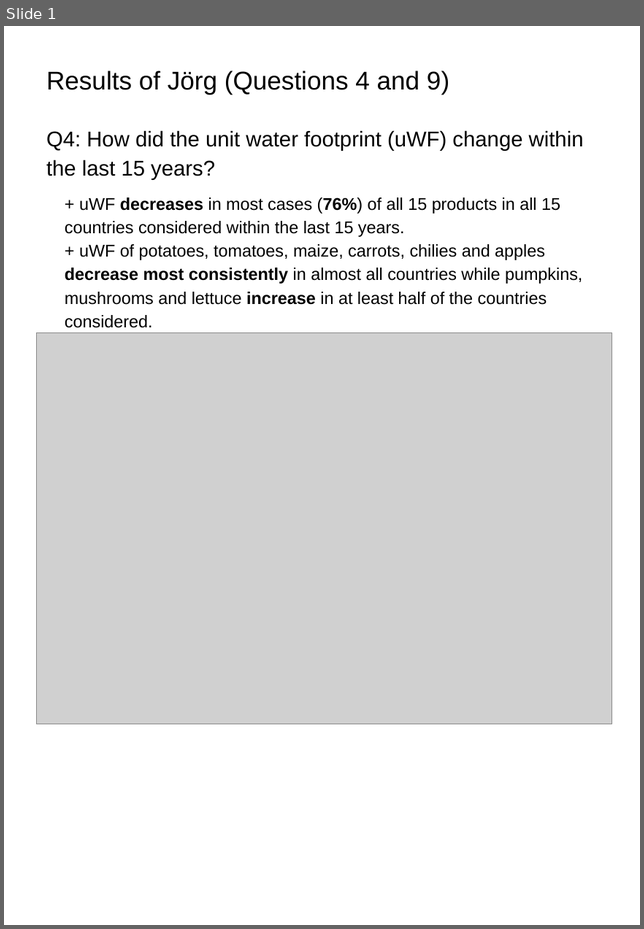
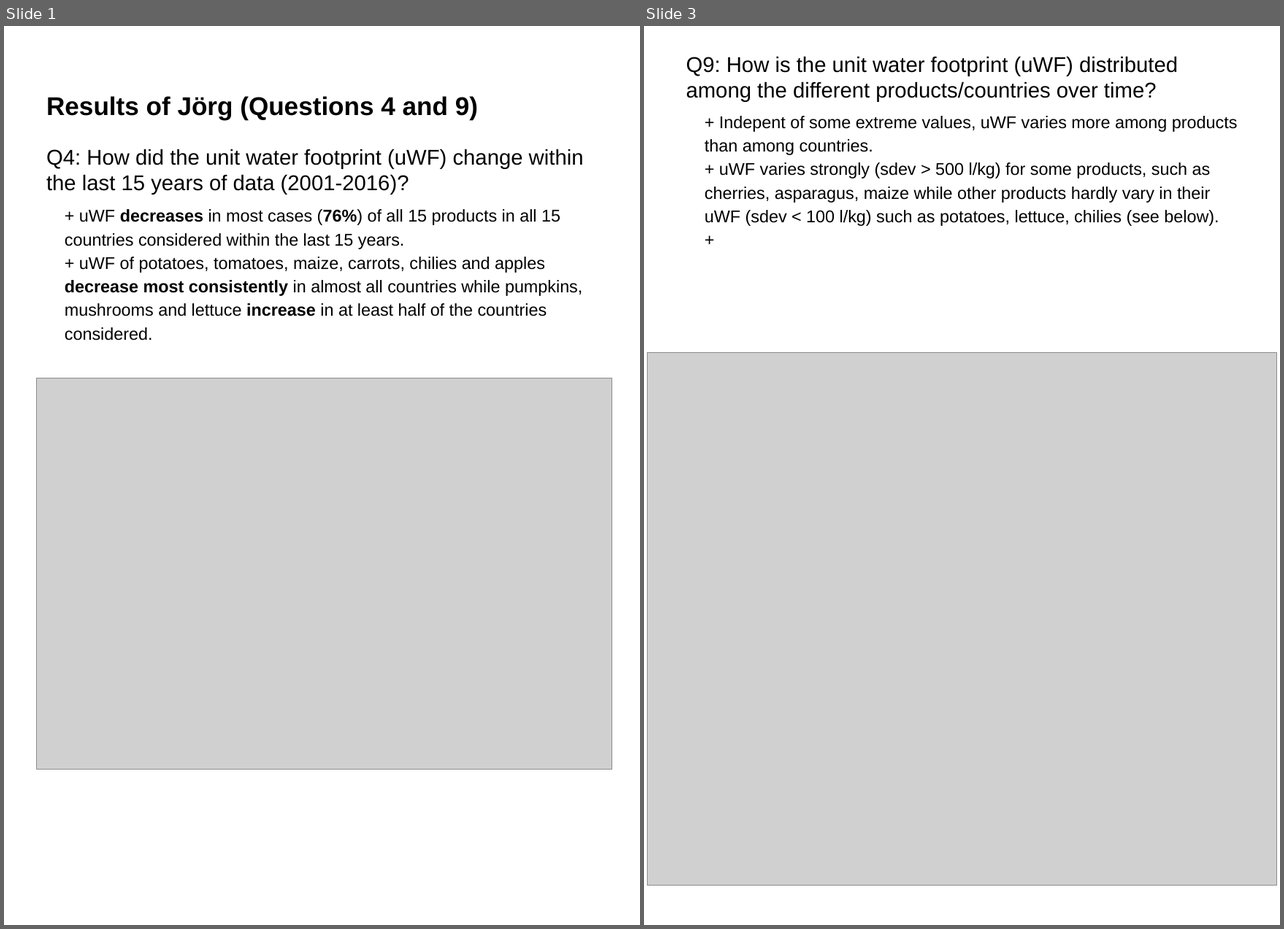
Before and after one commit to jburdano/uWF101, a slide deck: results_task4and9.pptx. Shown side by side, each under a label of ours: slide 1 before the commit, slides 1 and 3 after it; the slides between them are not shown. The pictures are 644x929 and 1284x929 pixels, drawn with LibreOffice and Linux fonts; fonts in the diff are those of the drawing; grey boxes stand for pictures. Boxes give left, top, right and bottom in pixels: in the first picture for what was removed or moved away, otherwise in the second. Text is boxed around its words. In the diff, an @@ line names an element or a change of style, - is before the commit and + after.

```diff
--- a/results_task4and9.pptx
+++ b/results_task4and9.pptx
@@ slide 3 added at bbox=[644, 26, 1280, 925], background #FFFFFF @@
@@ text added at bbox=[686, 56, 1178, 102], 20 pt, text #000000 @@
+Q9: How is the unit water footprint (uWF) distributed among the different products/countries over time?
@@ text added at bbox=[705, 116, 1237, 226], 16 pt, text #000000 @@
++ Indepent of some extreme values, uWF varies more among products than among countries.
++ uWF varies strongly (sdev > 500 l/kg) for some products, such as cherries, asparagus, maize while other products hardly vary in their uWF (sdev < 100 l/kg) such as potatoes, lettuce, chilies (see below).
++
@@ picture added at bbox=[647, 352, 1276, 885] @@
@@ slide 1 changed as well @@
@@ text at bbox=[46, 96, 584, 195]: text changed @@
-Results of Jörg (Questions 4 and 9)
-Q4: How did the unit water footprint (uWF) change within the last 15 years?
+Results of Jörg (Questions 4 and 9)
+Q4: How did the unit water footprint (uWF) change within the last 15 years of data (2001-2016)?
@@ text "+ uWF decreases in most ...": place and size @@
-text "+ uWF decreases in most ..." at bbox=[65, 198, 582, 328]
+text "+ uWF decreases in most ..." at bbox=[65, 209, 582, 341]
@@ picture: place and size @@
-picture at bbox=[37, 333, 612, 723]
+picture at bbox=[37, 378, 612, 768]
```
Also in this commit, not shown: 1 other slide changed, 2 other slides added.
